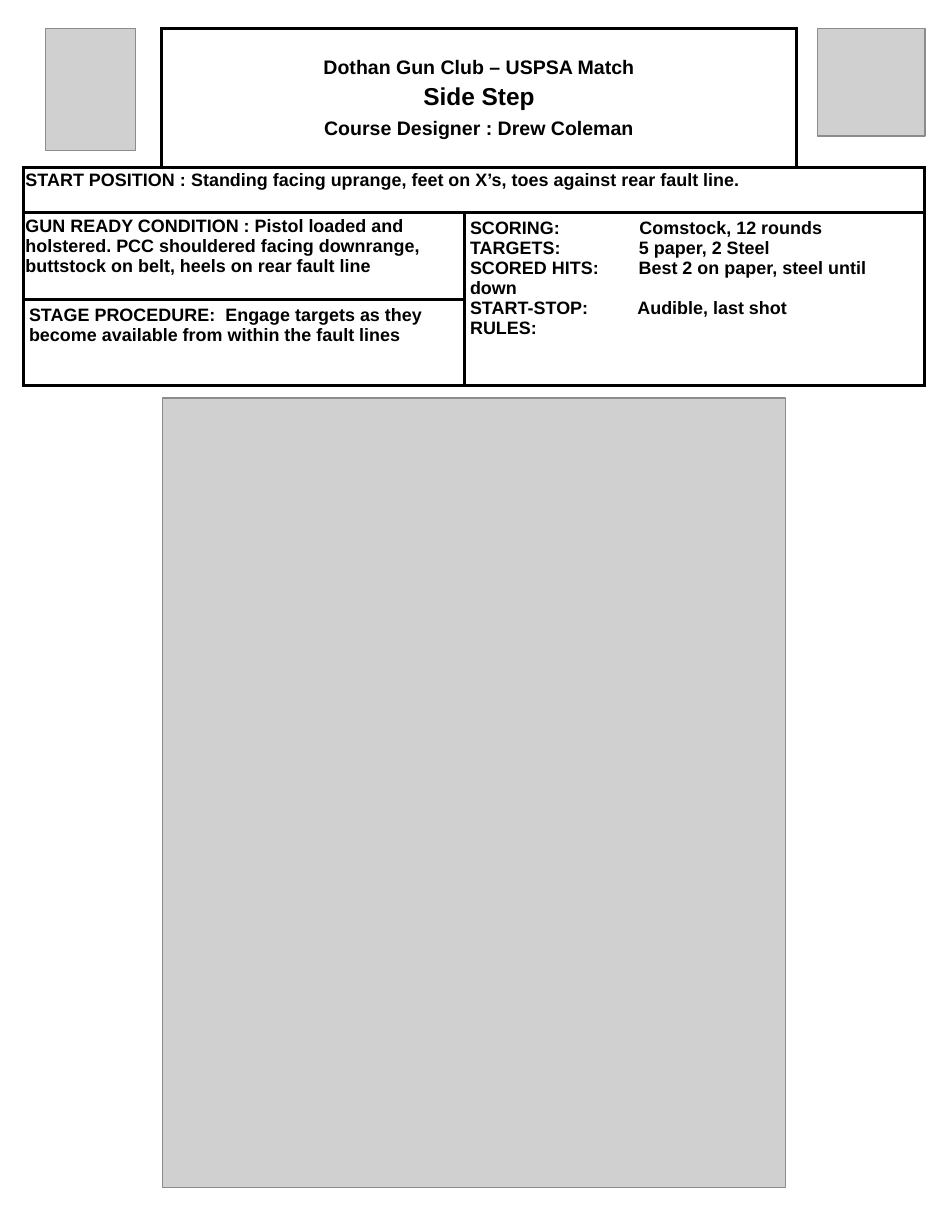
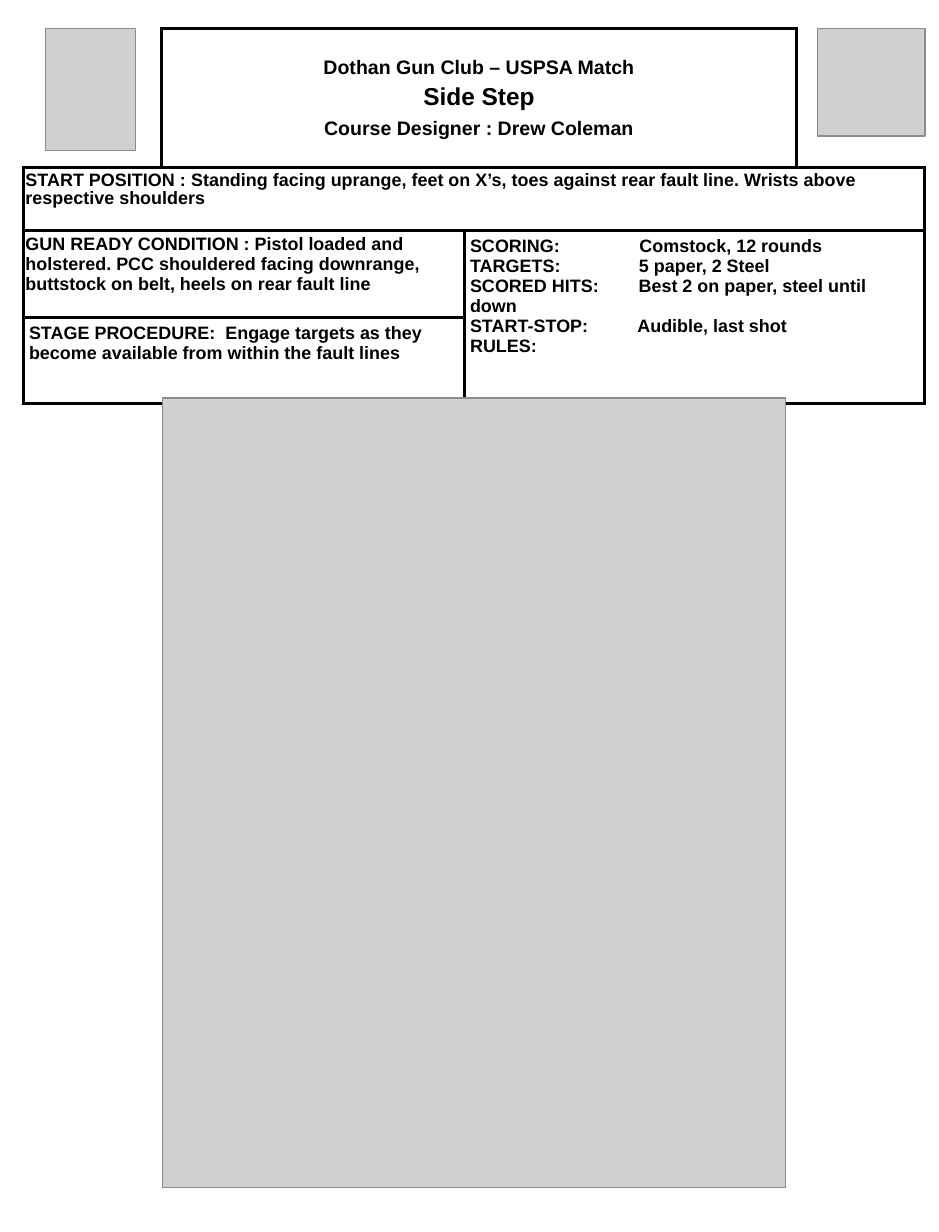
Before and after one commit to bagellord/USPSA-Stages, a slide deck: slide 1 of 11-15 rounds/Side Step - 12 rounds - Comstock/Side Step.pptx. Drawn at 939x1232 pixels with LibreOffice and Linux fonts; fonts in the diff are those of the drawing; grey boxes stand for pictures. Boxes give left, top, right and bottom in pixels: in the first picture for what was removed or moved away, otherwise in the second. Text is boxed around its words. In the diff, an @@ line names an element or a change of style, - is before the commit and + after.

```diff
--- a/11-15 rounds/Side Step - 12 rounds - Comstock/Side Step.pptx
+++ b/11-15 rounds/Side Step - 12 rounds - Comstock/Side Step.pptx
@@ table at (23,28,926,417) @@
-row 2, column 1: START POSITION : Standing facing uprange, feet on X’s, toes against rear fault line.
+row 2, column 1: START POSITION : Standing facing uprange, feet on X’s, toes against rear fault line. Wrists above respective shoulders
```
Also in this commit, not shown: 3 other files.
